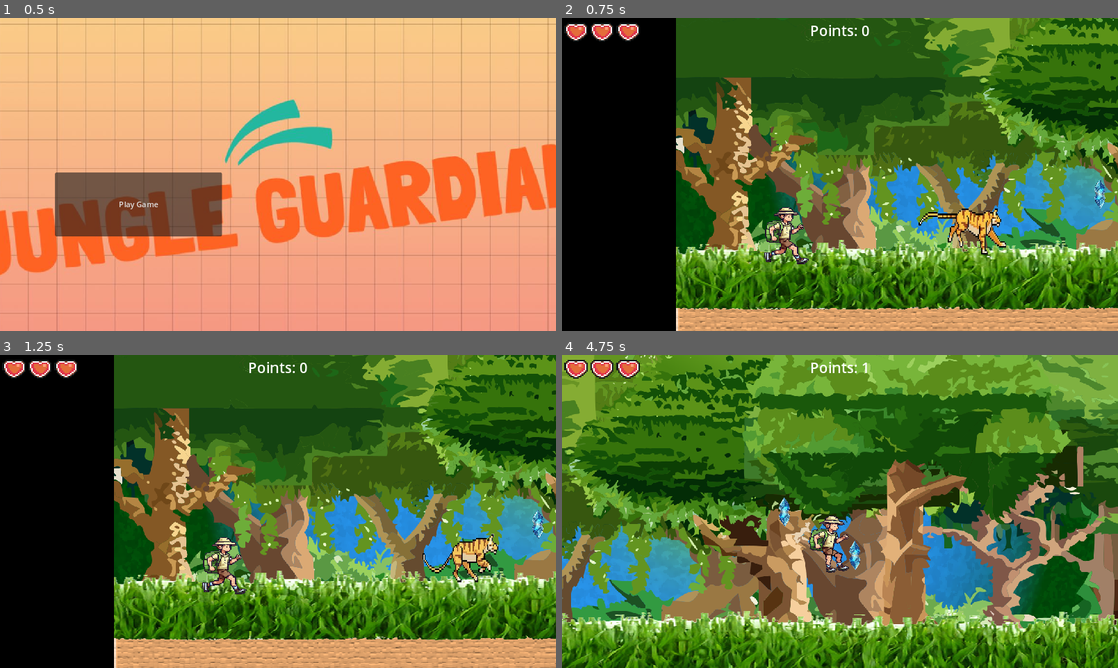
Above: before the commit, frames 1-4 (two rows, left to right).
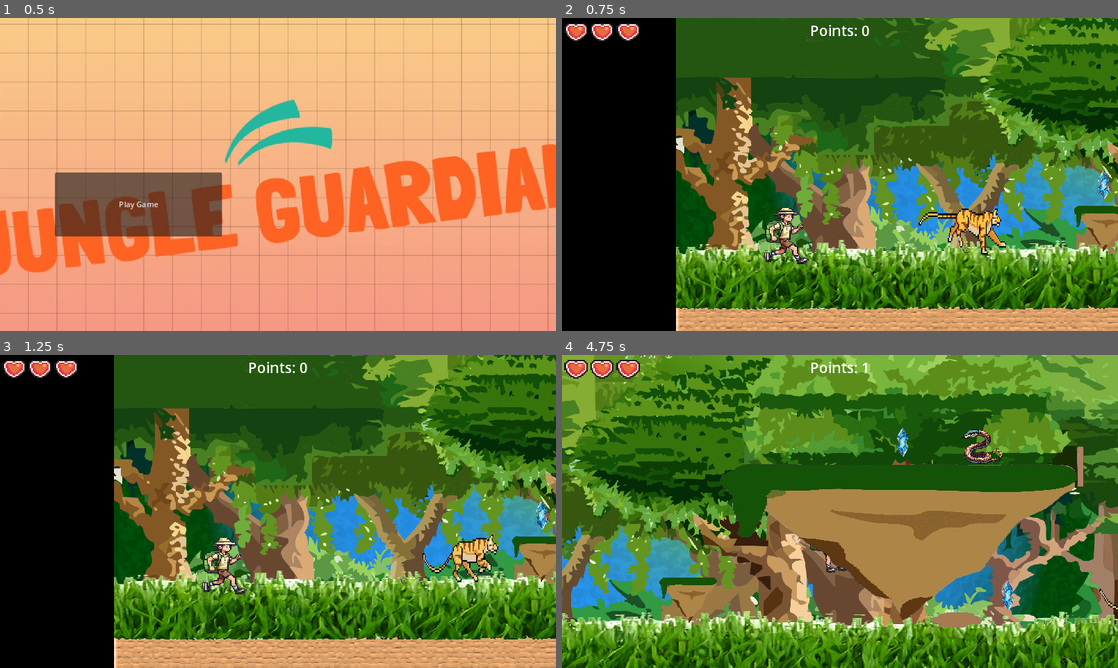
Above: after the commit, the same moments.

Repository: Zain12468/Godot-Side-Scroller-Game
Game: Godot game, scene res://Scenes/Game Management/main_menu.tscn
Two runs of this game, one before a commit and one after it. Both use one fixed random seed, a clock stepped at 60 frames per second and the inputs below.
Inputs:
- Up to frame 1 (0.5 s): no input
- Up to frame 2 (0.75 s): click "Play Game" at 0.5 s
- Up to frame 3 (1.25 s): no input
- Up to frame 4 (4.75 s): tap Enter (ui_accept) at 1.25, 1.52, 2.27, 3.77, 4.52 s; hold Right (ui_right) 1.28-2.78 s; hold Left (ui_left) 2.78-3.53 s; hold Right (ui_right) from 3.53 s (still down)

Frame 1 is identical in both runs. In frame 2, 0.7% of the frame differs, in the area x 92-100%, y 48-76%; in frame 3, 0.7%; in frame 4, 16%, in the area x 17-100%, y 23-88%.

Commit message:
Created Platforms
Using the platform given, created 2 scenes using custom collision shapes one for large and the other for small platform. Created a rough level design for level 1.

Issue:
- Players and Enemies not colliding with platform

Diff:
--- /dev/null
+++ b/Main Project/Scenes/Level Design/big_platform.tscn
@@ -0,0 +1,15 @@
+[gd_scene load_steps=2 format=3 uid="uid://dgqnx3uw8mk74"]
+
+[ext_resource type="Texture2D" uid="uid://bjydfjtdv6x01" path="res://Assets/Other/Untitled-1+_7_.ai-4-1-removebg-preview.png" id="1_4gajh"]
+
+[node name="Big Platform" type="Area2D"]
+
+[node name="Sprite2D" type="Sprite2D" parent="."]
+position = Vector2(140, 93)
+scale = Vector2(2.58258, 1.37614)
+texture = ExtResource("1_4gajh")
+
+[node name="CollisionPolygon2D" type="CollisionPolygon2D" parent="."]
+position = Vector2(12, -6)
+scale = Vector2(0.118256, 0.055838)
+polygon = PackedVector2Array(-3535, -1908, 3230, -1854, 3230, -1865, 50, 3687)
--- /dev/null
+++ b/Main Project/Scenes/Level Design/small_platform.tscn
@@ -0,0 +1,15 @@
+[gd_scene load_steps=2 format=3 uid="uid://cfuapowpoicwx"]
+
+[ext_resource type="Texture2D" uid="uid://bjydfjtdv6x01" path="res://Assets/Other/Untitled-1+_7_.ai-4-1-removebg-preview.png" id="1_gs44c"]
+
+[node name="Small Platform" type="Area2D"]
+
+[node name="Sprite2D" type="Sprite2D" parent="."]
+position = Vector2(27, 24)
+scale = Vector2(0.41479, 0.402406)
+texture = ExtResource("1_gs44c")
+
+[node name="CollisionPolygon2D" type="CollisionPolygon2D" parent="."]
+position = Vector2(7, 1)
+scale = Vector2(0.424387, 0.354947)
+polygon = PackedVector2Array(-152, -90, 131, -93, -3, 141)
--- a/Main Project/Scenes/Levels/Level 1.tscn
+++ b/Main Project/Scenes/Levels/Level 1.tscn
@@ -10,7 +10,10 @@
 [ext_resource type="PackedScene" uid="uid://deuqbeubboi2i" path="res://Scenes/Collectables/collectable.tscn" id="7_t7nnl"]
 [ext_resource type="PackedScene" uid="uid://p2lrseq3ebh6" path="res://Scenes/Game Management/hearts_container.tscn" id="8_be0ij"]
 [ext_resource type="AudioStream" uid="uid://camtfvpt4xxc1" path="res://Assets/Sound Effects/mixkit-player-losing-or-failing-2042.wav" id="11_himiq"]
+[ext_resource type="PackedScene" uid="uid://dgqnx3uw8mk74" path="res://Scenes/Level Design/big_platform.tscn" id="12_k4mm4"]
 [ext_resource type="PackedScene" uid="uid://bklrug7ygo6d5" path="res://Scenes/Characters/Enemies/Tiger.tscn" id="12_sshyb"]
+[ext_resource type="PackedScene" uid="uid://cfuapowpoicwx" path="res://Scenes/Level Design/small_platform.tscn" id="13_lgn8h"]
+[ext_resource type="PackedScene" uid="uid://cg1j7xeewaf1y" path="res://Scenes/Characters/Enemies/Snake.tscn" id="14_lpc22"]
 
 [sub_resource type="TileSetAtlasSource" id="TileSetAtlasSource_xkrva"]
 texture = ExtResource("3_ssrl0")
@@ -514,7 +517,7 @@
 [node name="Collectables" type="Node" parent="Scene Objects"]
 
 [node name="Finish" parent="Scene Objects" instance=ExtResource("5_2m082")]
-position = Vector2(2275, 416)
+position = Vector2(2342, 411)
 script = SubResource("GDScript_st6de")
 target_level = ExtResource("7_fqohm")
 
@@ -540,13 +543,13 @@
 vertical_alignment = 1
 
 [node name="Collectable" parent="." instance=ExtResource("7_t7nnl")]
-position = Vector2(727, 410)
+position = Vector2(1395, 472)
 
 [node name="Collectable2" parent="." instance=ExtResource("7_t7nnl")]
-position = Vector2(932, 299)
+position = Vector2(1177, 155)
 
 [node name="Collectable3" parent="." instance=ExtResource("7_t7nnl")]
-position = Vector2(1078, 389)
+position = Vector2(735, 391)
 
 [node name="CanvasLayer" type="CanvasLayer" parent="."]
 
@@ -563,4 +566,16 @@
 [node name="Death" type="AudioStreamPlayer" parent="."]
 stream = ExtResource("11_himiq")
 
+[node name="Big Platform" parent="." instance=ExtResource("12_k4mm4")]
+position = Vector2(1326, 396)
+
+[node name="Small Platform2" parent="." instance=ExtResource("13_lgn8h")]
+position = Vector2(872, 549)
+
+[node name="Snake" parent="." instance=ExtResource("14_lpc22")]
+position = Vector2(1092, 214)
+
+[node name="Tiger2" parent="." instance=ExtResource("12_sshyb")]
+position = Vector2(1577, 521)
+
 [connection signal="body_entered" from="Scene Objects/Finish" to="Scene Objects/Finish" method="_on_body_entered"]
--- a/Main Project/Scenes/Levels/Level 2.tscn
+++ b/Main Project/Scenes/Levels/Level 2.tscn
@@ -500,7 +500,7 @@
 layer_0/tile_data = PackedInt32Array(-1, 458752, 1, 65535, 458752, 1, 131071, 458752, 1, 196607, 458752, 1, 262143, 458 …(2622 unchanged characters)…
 
 [node name="Player" parent="Scene Objects" instance=ExtResource("4_los5x")]
-position = Vector2(206, 700)
+position = Vector2(122, 712)
 
 [node name="Camera2D" type="Camera2D" parent="Scene Objects/Player"]
 position = Vector2(85, -146)
Not shown: 1 places in Main Project/Scenes/Levels/Level 1.tscn that only renumber resources
